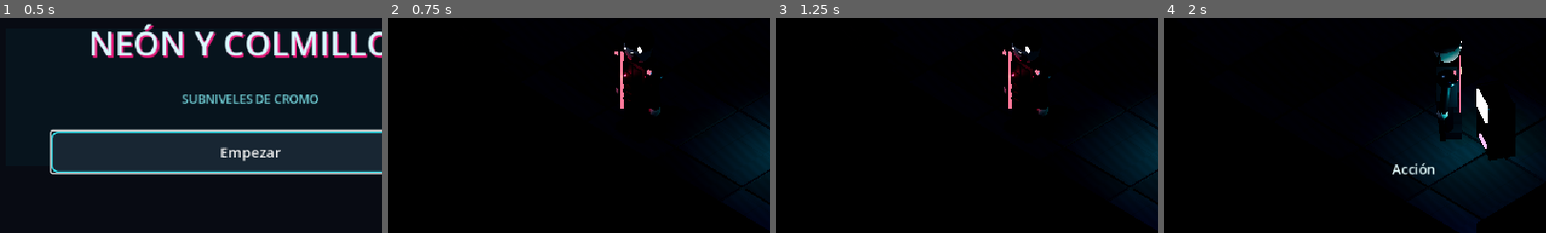
Above: before the commit, frames 1-4 (left to right).
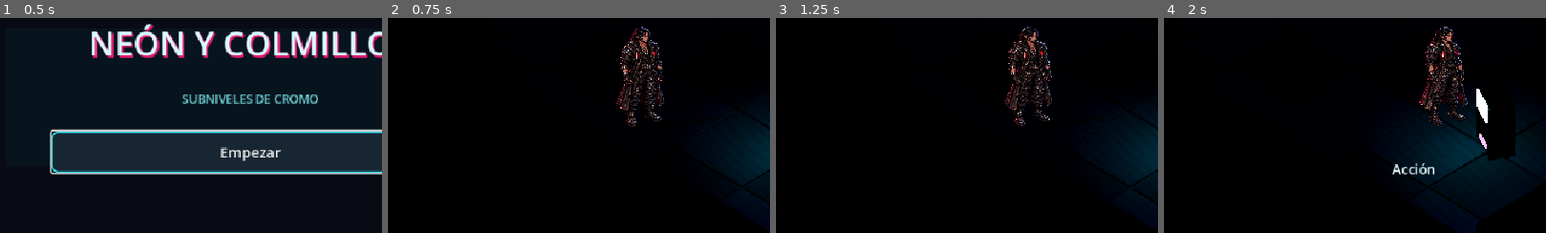
Above: after the commit, the same moments.

Repository: diroka77-pixel/neon-y-colmillos-juego
Game: Godot game, scene res://scenes/inicio.tscn
Same seed, same stepped clock (60 frames per second), same inputs: the game is played once before the commit and once after it.
Inputs (mouse positions are % of the whole screen's width and height, from its top left):
- Up to frame 1 (0.5 s): no input
- Up to frame 2 (0.75 s): click "Empezar" at 0.5 s
- Up to frame 3 (1.25 s): no input
- Up to frame 4 (2 s): tap Enter at 1.25 s; move the mouse to (72, 45) at 1.27 s; hold D (mover_derecha) from 1.28 s (still down); hold E (accion) from 1.28 s (still down); click (72, 45) at 1.42 s
The pictures show only the part of the screen within x 17-67%, y 32-82%; the shares and areas given below are measured in that part.

Frame 1 is identical in both runs. In frame 2, 2.1% of the frame differs, in the area x 59-73%, y 4-51%; in frame 3, 2.2%; in frame 4, 2.6%, in the area x 66-80%, y 4-58%.

Commit message:
Integrar Diroka canónico en cuatro vistas isométricas

Diff:
--- a/scripts/diroka.gd
+++ b/scripts/diroka.gd
@@ -8,12 +8,22 @@
 var tiempo_paso := 0.0
 var brazos: Array[Node3D] = []
 var faldones: Array[Node3D] = []
+var sprite_canon: Sprite3D
+var vista_actual := "front_left"
+
+const TEXTURAS_CANON := {
+	"front_left": preload("res://assets/characters/diroka/idle_front_left.png"),
+	"front_right": preload("res://assets/characters/diroka/idle_front_right.png"),
+	"back_left": preload("res://assets/characters/diroka/idle_back_left.png"),
+	"back_right": preload("res://assets/characters/diroka/idle_back_right.png")
+}
 
 @onready var modelo: Node3D = $Modelo
 
 
 func _ready() -> void:
 	_construir_modelo()
+	_activar_sprite_canon()
 
 
 func _physics_process(delta: float) -> void:
@@ -40,6 +50,7 @@
 	if direccion.length_squared() > 0.01:
 		rotation.y = lerp_angle(rotation.y, atan2(direccion.x, direccion.z), 1.0 - exp(-12.0 * delta))
 	move_and_slide()
+	_actualizar_vista(entrada)
 	_animar_modelo(delta, direccion.length())
 
 
@@ -51,6 +62,9 @@
 	if intensidad > 0.05:
 		tiempo_paso += delta * 8.0
 		modelo.position.y = absf(sin(tiempo_paso)) * 0.035
+		if sprite_canon != null:
+			sprite_canon.position.y = 1.42 + absf(sin(tiempo_paso)) * 0.045
+			sprite_canon.rotation.z = sin(tiempo_paso) * 0.012
 		for i in range(brazos.size()):
 			brazos[i].rotation.x = sin(tiempo_paso + float(i) * PI) * 0.25
 		for i in range(faldones.size()):
@@ -58,8 +72,38 @@
 	else:
 		tiempo_paso += delta * 1.6
 		modelo.position.y = sin(tiempo_paso) * 0.012
+		if sprite_canon != null:
+			sprite_canon.position.y = 1.42 + sin(tiempo_paso) * 0.012
+			sprite_canon.rotation.z = lerp(sprite_canon.rotation.z, 0.0, delta * 6.0)
 		for brazo in brazos:
 			brazo.rotation.x = lerp(brazo.rotation.x, 0.0, delta * 6.0)
+
+
+func _activar_sprite_canon() -> void:
+	modelo.visible = false
+	sprite_canon = Sprite3D.new()
+	sprite_canon.name = "DirokaCanon"
+	sprite_canon.texture = TEXTURAS_CANON[vista_actual]
+	sprite_canon.position = Vector3(0, 1.42, 0)
+	sprite_canon.pixel_size = 0.0043
+	sprite_canon.billboard = BaseMaterial3D.BILLBOARD_FIXED_Y
+	sprite_canon.shaded = false
+	sprite_canon.double_sided = true
+	sprite_canon.alpha_cut = SpriteBase3D.ALPHA_CUT_DISCARD
+	add_child(sprite_canon)
+
+
+func _actualizar_vista(entrada: Vector2) -> void:
+	if entrada.length_squared() < 0.02 or sprite_canon == null:
+		return
+	var nueva_vista: String
+	if entrada.y < -0.15:
+		nueva_vista = "back_right" if entrada.x > 0.15 else "back_left"
+	else:
+		nueva_vista = "front_right" if entrada.x > 0.15 else "front_left"
+	if nueva_vista != vista_actual:
+		vista_actual = nueva_vista
+		sprite_canon.texture = TEXTURAS_CANON[vista_actual]
 
 
 func _construir_modelo() -> void:
Binary file added: assets/characters/diroka/idle_back_left.png
Binary file added: assets/characters/diroka/idle_back_right.png
Binary file added: assets/characters/diroka/idle_front_left.png
Binary file added: assets/characters/diroka/idle_front_right.png
Not shown, changed: export_presets.cfg
